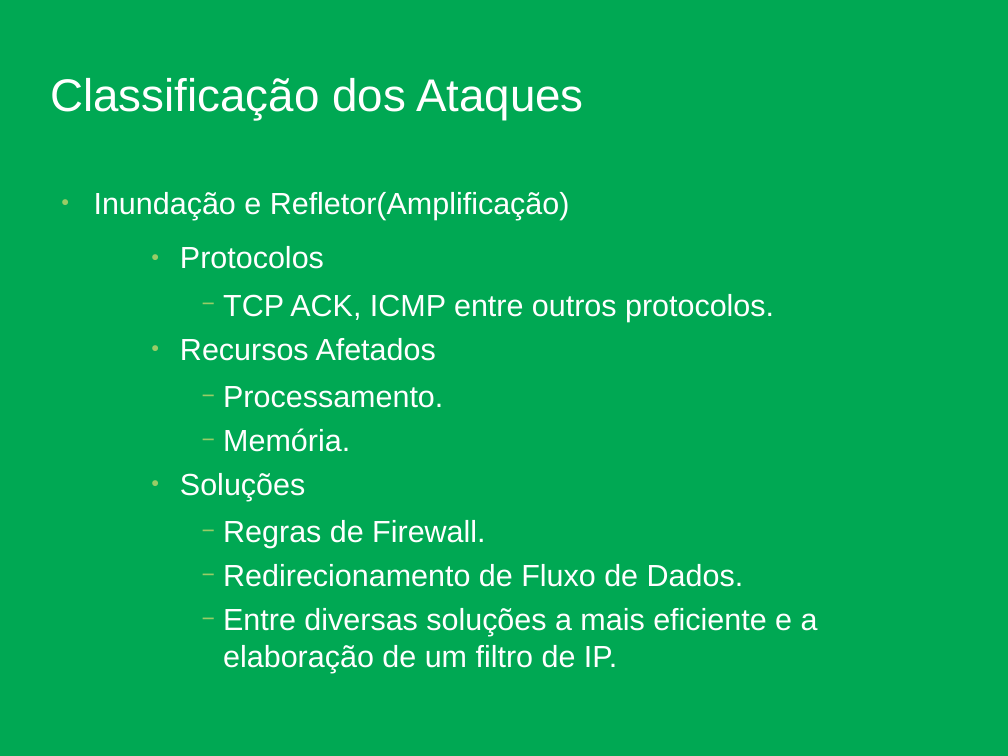
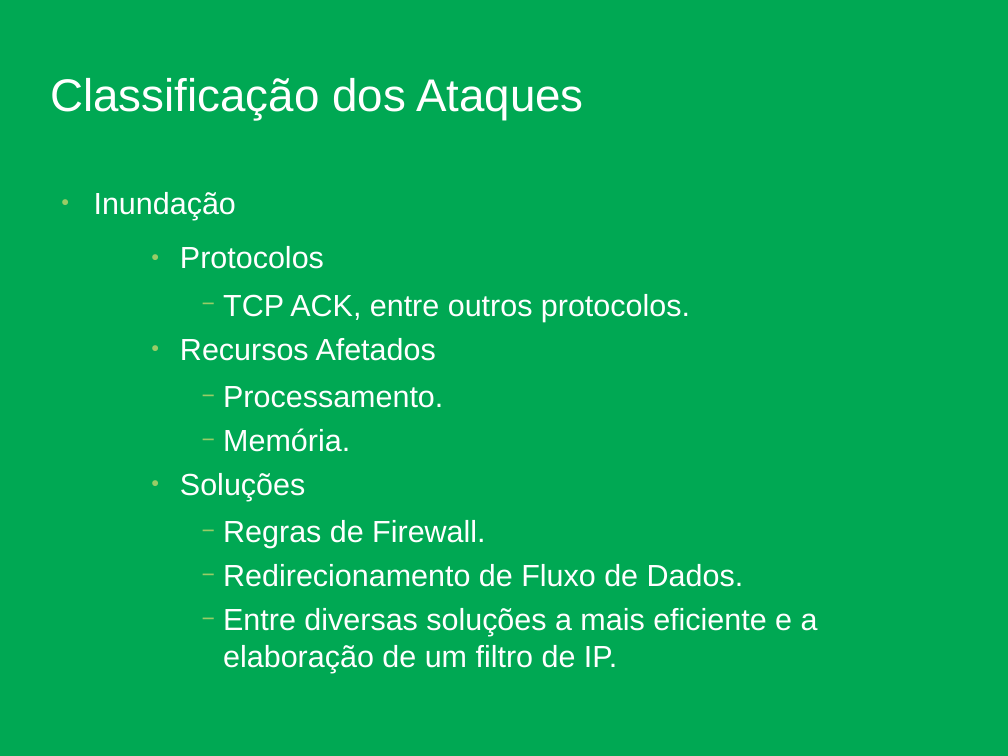
Before and after one commit to rafaelgov95/bitruncado, a slide deck: slide 7 of Apresentação/Lista-I/Sem título 1.odp. Drawn at 1008x756 pixels with LibreOffice and Linux fonts; fonts in the diff are those of the drawing; background and template pictures are left out. Boxes give left, top, right and bottom in pixels: in the first picture for what was removed or moved away, otherwise in the second. Text is boxed around its words. In the diff, an @@ line names an element or a change of style, - is before the commit and + after.

```diff
--- a/Apresentação/Lista-I/Sem título 1.odp
+++ b/Apresentação/Lista-I/Sem título 1.odp
@@ text at (x1=94, y1=192, x2=236, y2=220): text changed @@
-● Inundação e Refletor(Amplificação)
+● Inundação
@@ text at (x1=223, y1=294, x2=690, y2=322): text changed @@
-      − TCP ACK, ICMP entre outros protocolos.
+      − TCP ACK, entre outros protocolos.
```
Also in this commit, not shown: 1 other slide changed, 1 slide added, 2 other files.
